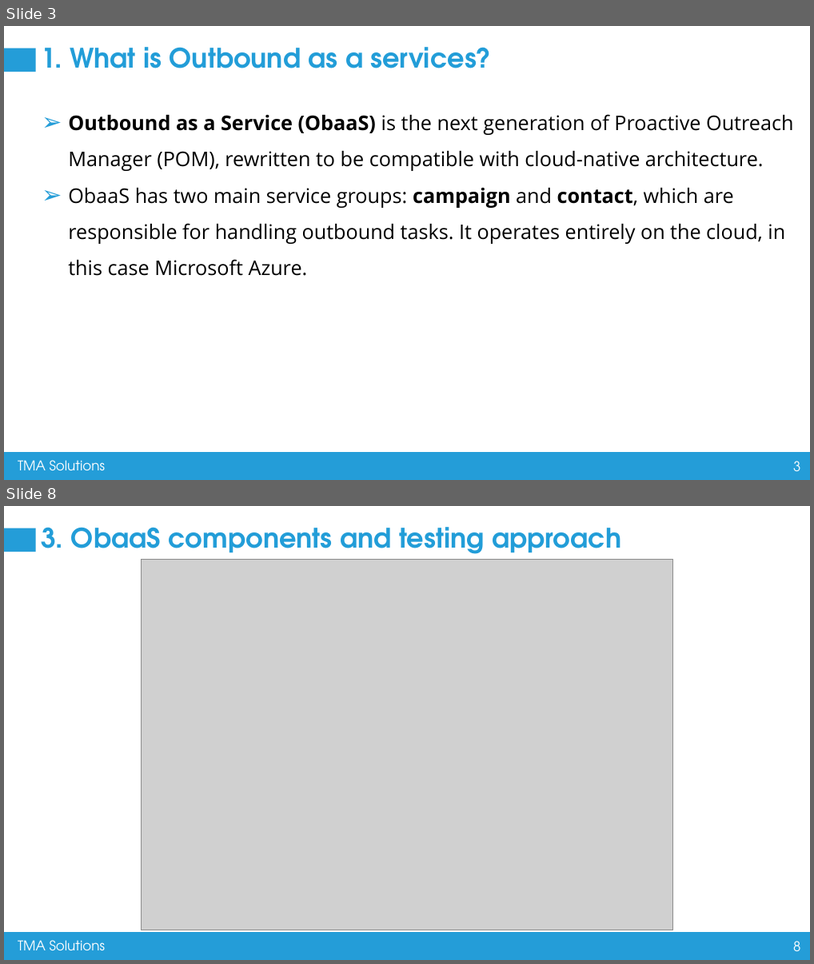
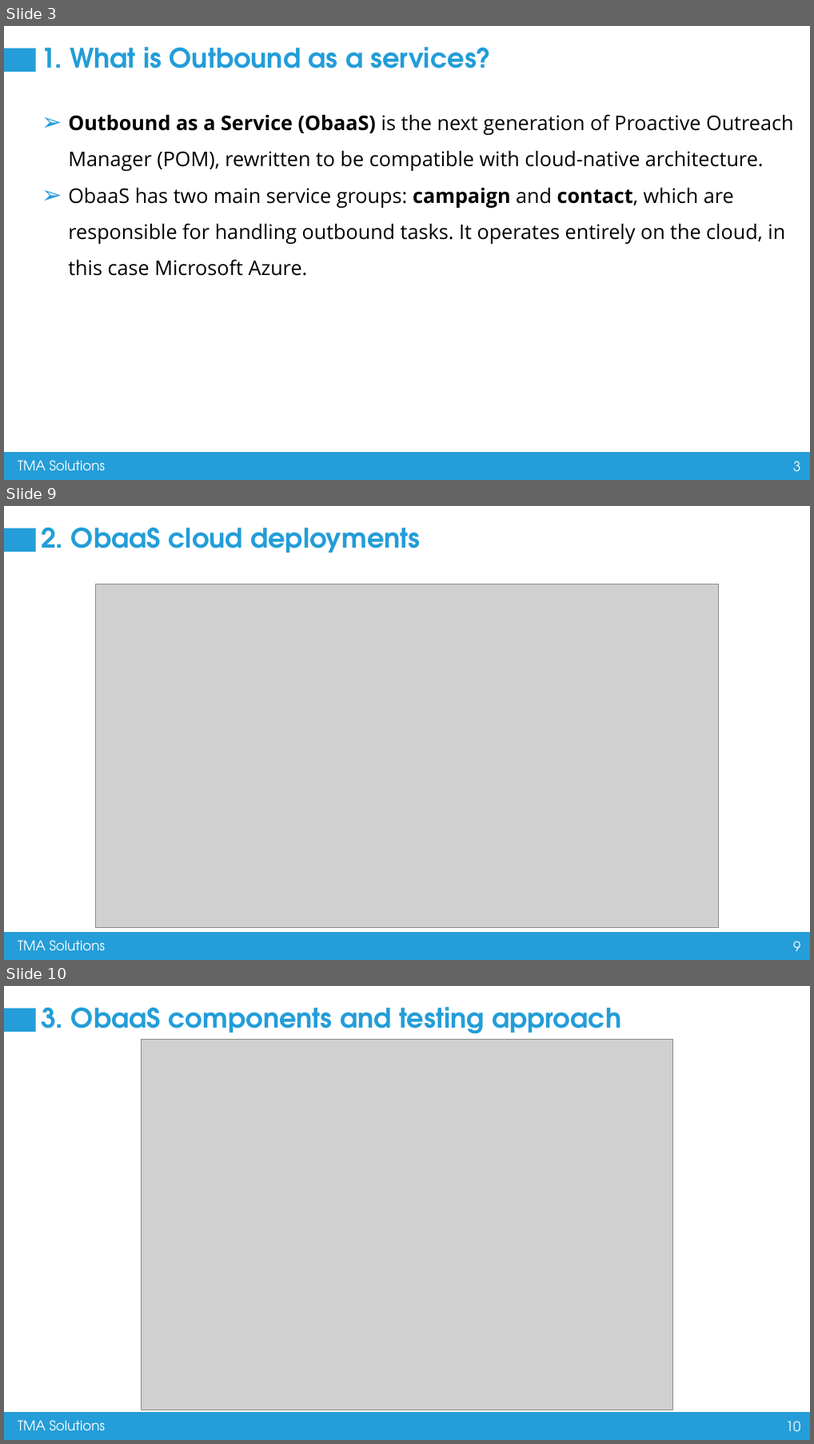
Before and after one commit to nguyenvanhuy0612/flutter_training, a slide deck: Containerization and Microservices Testing.pptx. Shown one above the other, each under a label of ours: slides 3 and 8 before the commit, slides 3, 9 and 10 after it; the slides between them are not shown. The pictures are 814x964 and 814x1444 pixels, drawn with LibreOffice and Linux fonts; fonts in the diff are those of the drawing; grey boxes stand for pictures. Boxes give left, top, right and bottom in pixels: in the first picture for what was removed or moved away, otherwise in the second. Text is boxed around its words. In the diff, an @@ line names an element or a change of style, - is before the commit and + after.

```diff
--- a/Containerization and Microservices Testing.pptx
+++ b/Containerization and Microservices Testing.pptx
@@ slide 9 added at bbox=[4, 506, 810, 960], background #FFFFFF; not listed: 4 template elements that a slide beside it also shows @@
@@ title added at bbox=[41, 527, 420, 553], 32 pt, text #229DD8, bold @@
+2. ObaaS cloud deployments
@@ picture added at bbox=[95, 584, 719, 927] @@
@@ what was slide 8 is now slide 10 @@
@@ page number at bbox=[786, 1420, 802, 1431]: text changed @@
-8
+10
```
Also in this commit, not shown: 5 slides changed, 8 other slides added, 13 slides removed.
